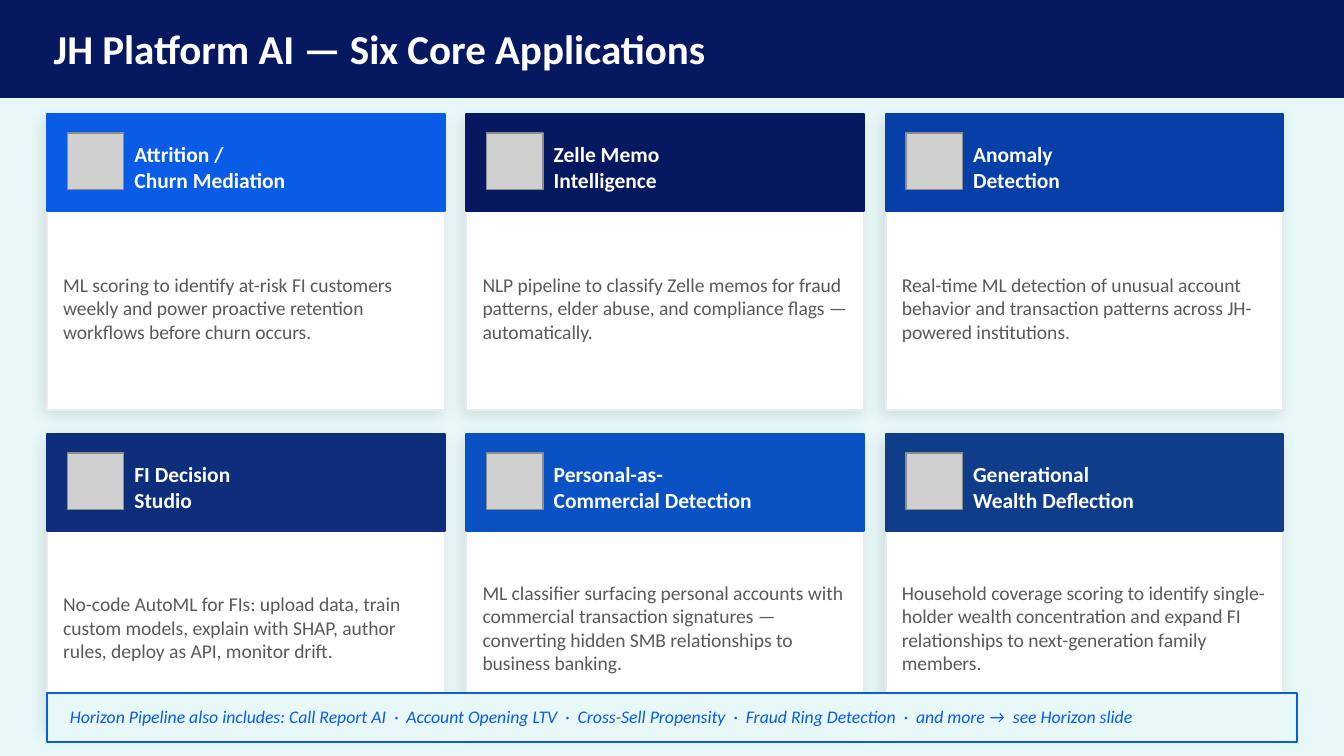
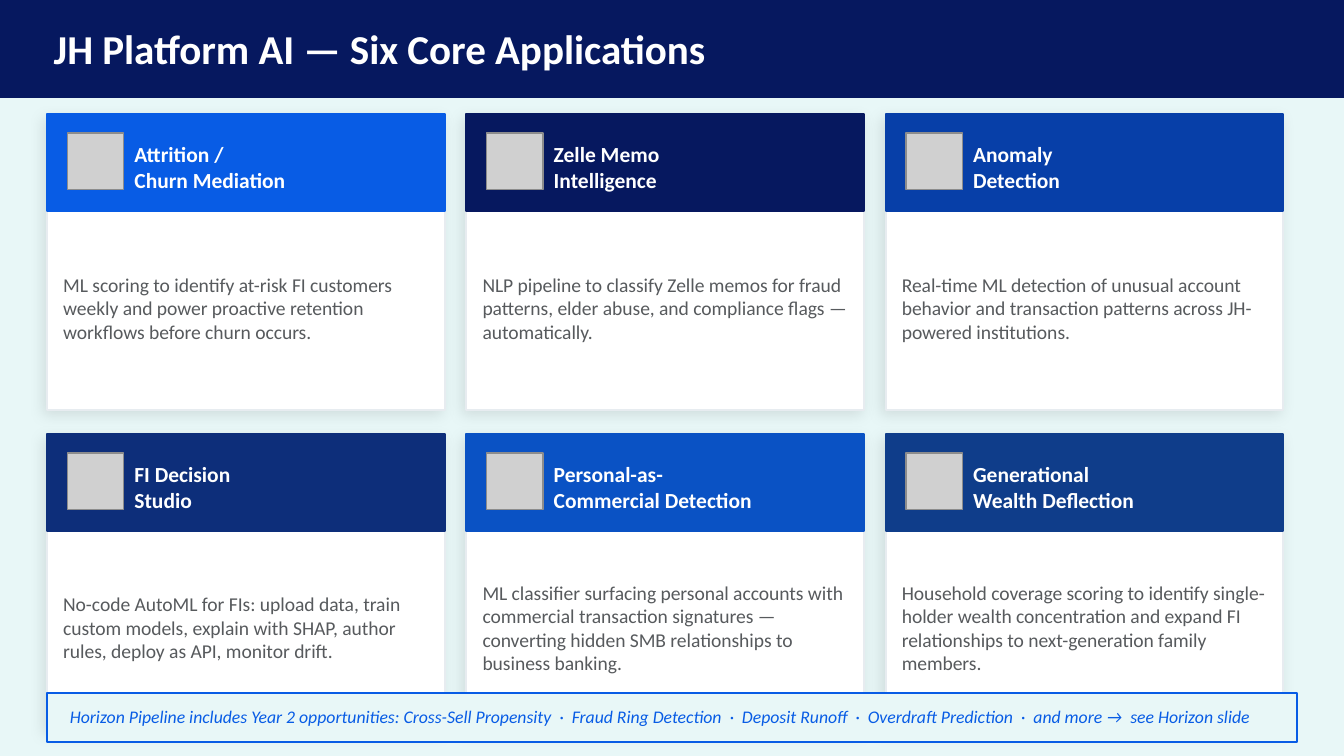
Before and after one commit to MonkeyWrenchGang/jhai_presentations, a slide deck: slide 5 of JH_DS_Strategy_JHBI.pptx. Drawn at 1344x756 pixels with LibreOffice and Linux fonts; fonts in the diff are those of the drawing; grey boxes stand for pictures. Boxes give left, top, right and bottom in pixels: in the first picture for what was removed or moved away, otherwise in the second. Text is boxed around its words. In the diff, an @@ line names an element or a change of style, - is before the commit and + after.

Commit message:
Remove Call Report AI & Account Opening LTV; move Anomaly Detection to Phase 3
- Horizon Pipeline: removed Call Report AI and Account Opening LTV; resized to 3x2 grid (6 Year 2 apps)
- App Delivery Gantt: removed Call Report AI and Account Opening LTV rows; moved Anomaly Detection bar to Phase 3 (Q3 FY27+)
- Phased Roadmap: Phase 2 now has Zelle Memo, Personal-as-Commercial, Gen. Wealth Deflection; Phase 3 adds Anomaly Detection, removes Account Opening LTV
- Data Source Gantt: removed NCUA 5300 Call Reports row; cleaned up Core Banking apps reference
- Updated Horizon callout strip and footer text throughout

```diff
--- a/JH_DS_Strategy_JHBI.pptx
+++ b/JH_DS_Strategy_JHBI.pptx
@@ text at <box>70,710,1250,726</box>: text changed @@
-Horizon Pipeline also includes: Call Report AI · Account Opening LTV · Cross-Sell Propensity · Fraud Ring Detection · and more → see Horizon slide
+Horizon Pipeline includes Year 2 opportunities: Cross-Sell Propensity · Fraud Ring Detection · Deposit Runoff · Overdraft Prediction · and more → see Horizon slide
```
Also in this commit, not shown: 5 other slides changed, 1 other file.
